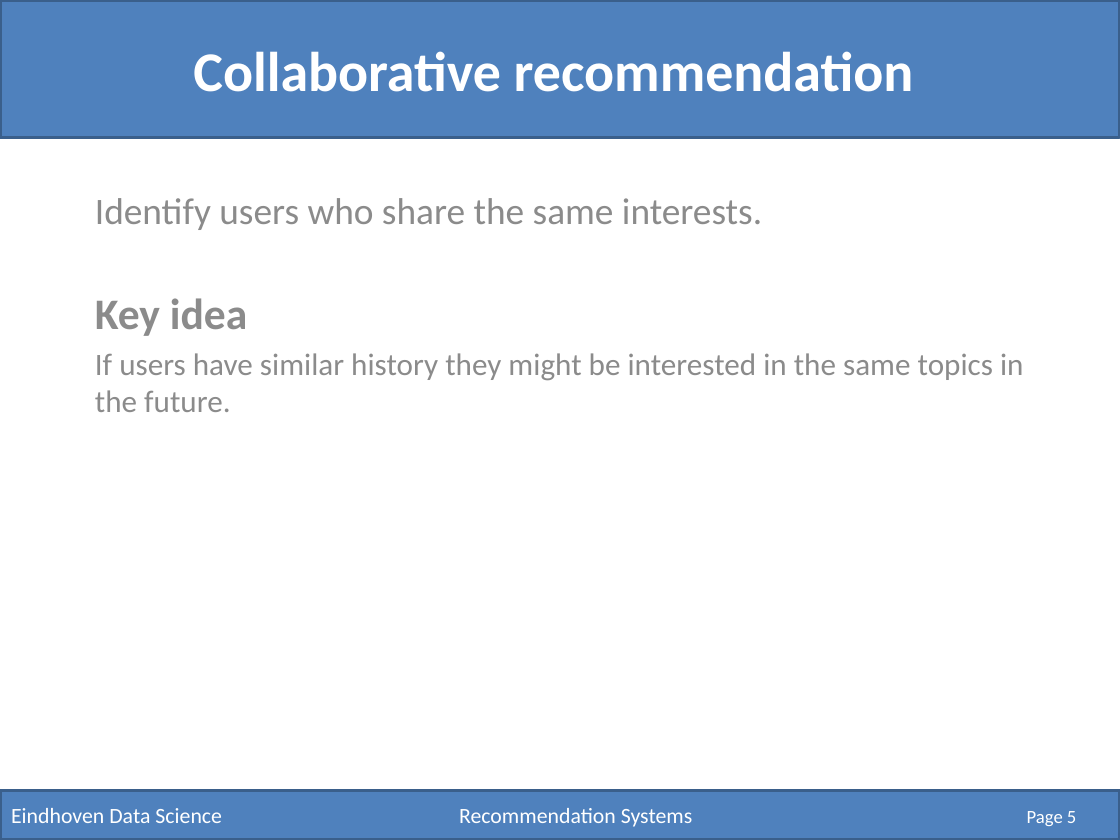
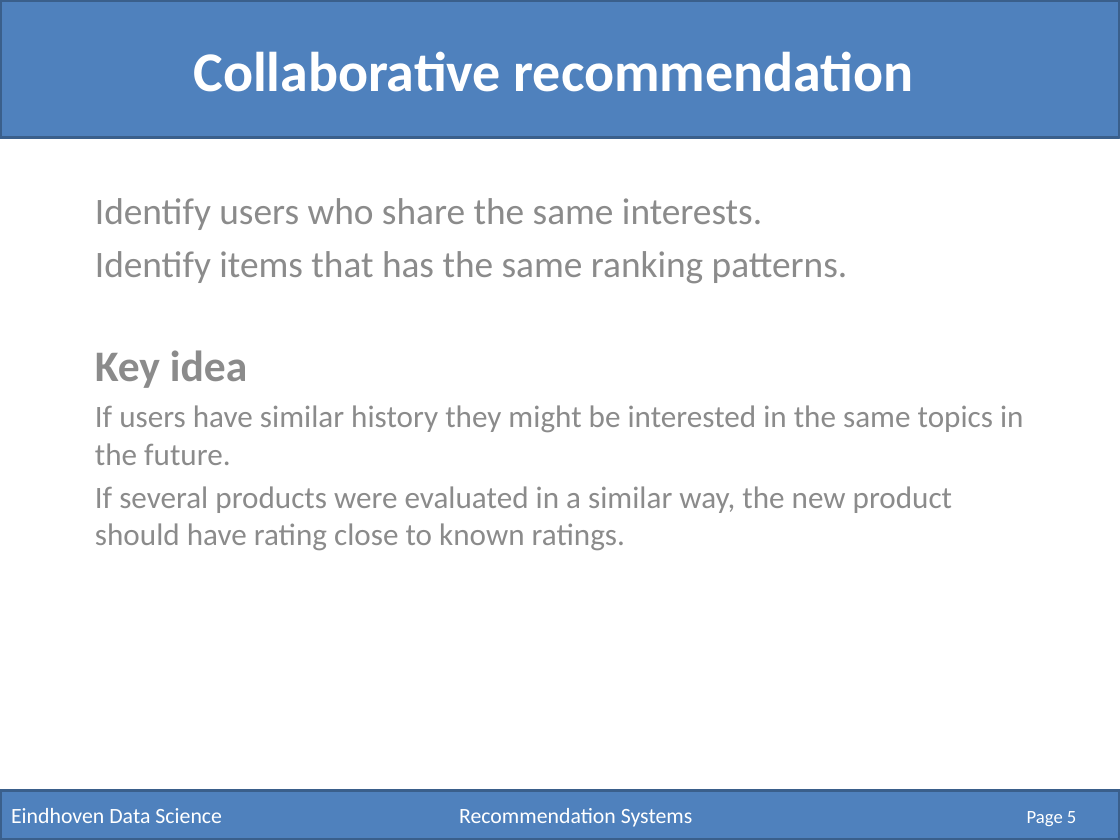
Before and after one commit to RobRomijnders/EDS, a slide deck: slide 5 of hack_10/Recommendation Systems.pptx. Drawn at 1120x840 pixels with LibreOffice and Linux fonts; fonts in the diff are those of the drawing. Boxes give left, top, right and bottom in pixels: in the first picture for what was removed or moved away, otherwise in the second. Text is boxed around its words. In the diff, an @@ line names an element or a change of style, - is before the commit and + after.

```diff
--- a/hack_10/Recommendation Systems.pptx
+++ b/hack_10/Recommendation Systems.pptx
@@ subtitle at <box>95,251,848,284</box>: paragraph added @@
+Identify items that has the same ranking patterns.
@@ subtitle at <box>95,486,952,550</box>: paragraph added @@
+If several products were evaluated in a similar way, the new product should have rating close to known ratings.
```
Also in this commit, not shown: 4 other slides changed, 9 slides added.
